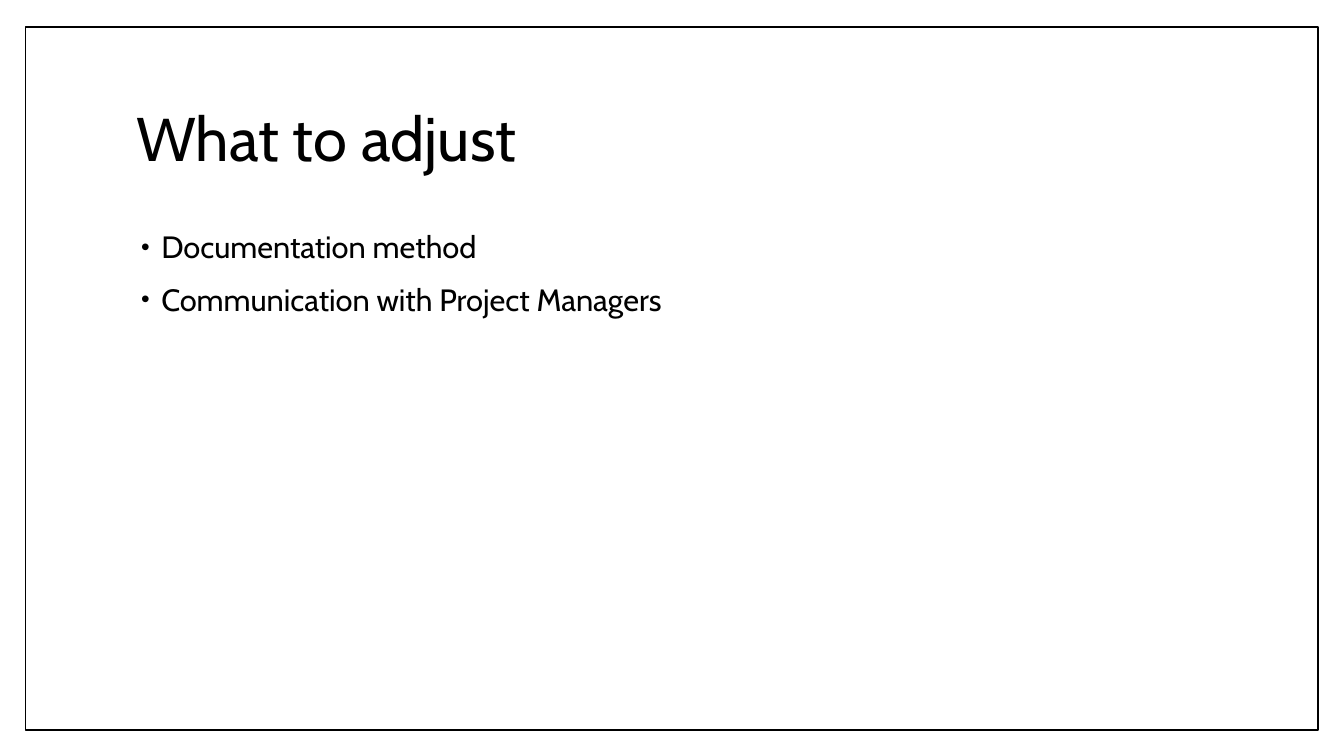
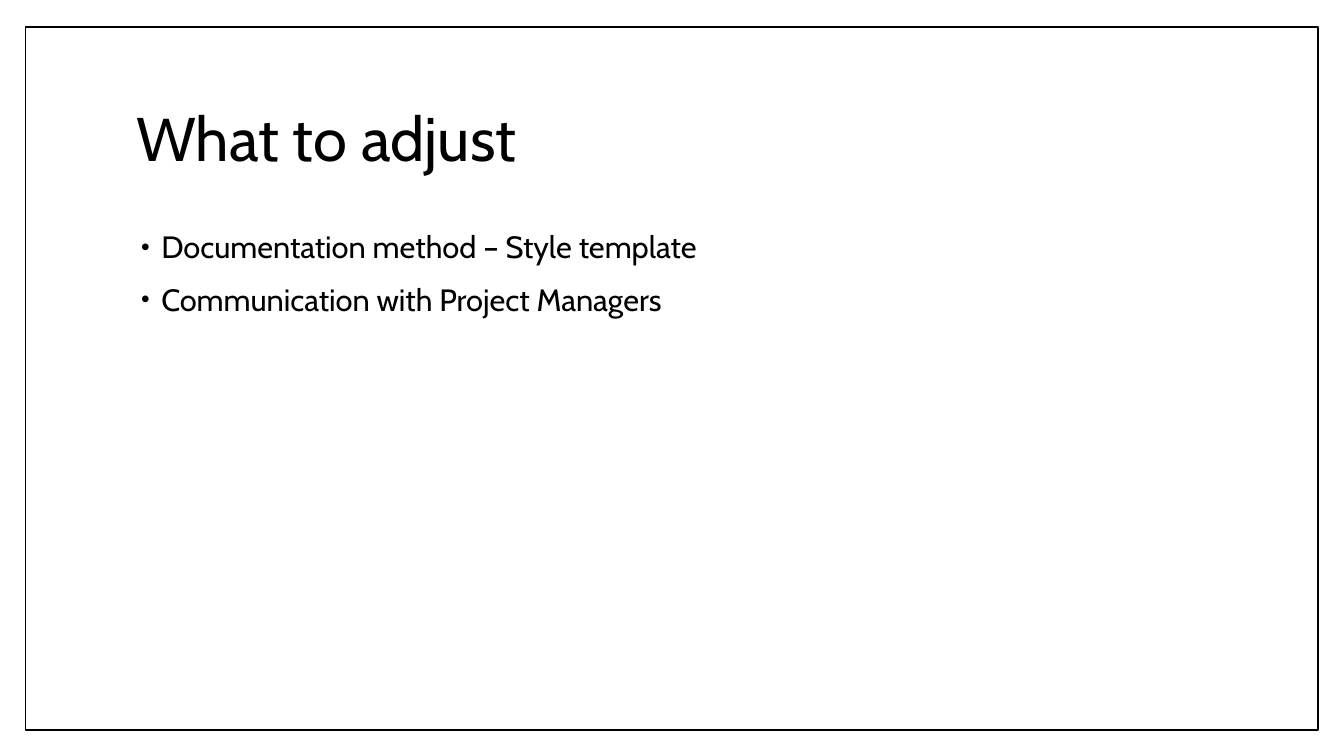
Before and after one commit to umdfeynman/umdfeynman, a slide deck: slide 22 of Work_In_Progress/CS/SPMP_Presentation.pptx (slide 15 before the commit). Drawn at 1344x756 pixels with LibreOffice and Linux fonts; fonts in the diff are those of the drawing. Boxes give left, top, right and bottom in pixels: in the first picture for what was removed or moved away, otherwise in the second. Text is boxed around its words. In the diff, an @@ line names an element or a change of style, - is before the commit and + after.

```diff
--- a/Work_In_Progress/CS/SPMP_Presentation.pptx
+++ b/Work_In_Progress/CS/SPMP_Presentation.pptx
@@ text at [161,235,697,265]: text changed @@
-• Documentation method
+• Documentation method – Style template
```
Also in this commit, not shown: 9 other slides changed, 7 slides added, 1 slide removed.
